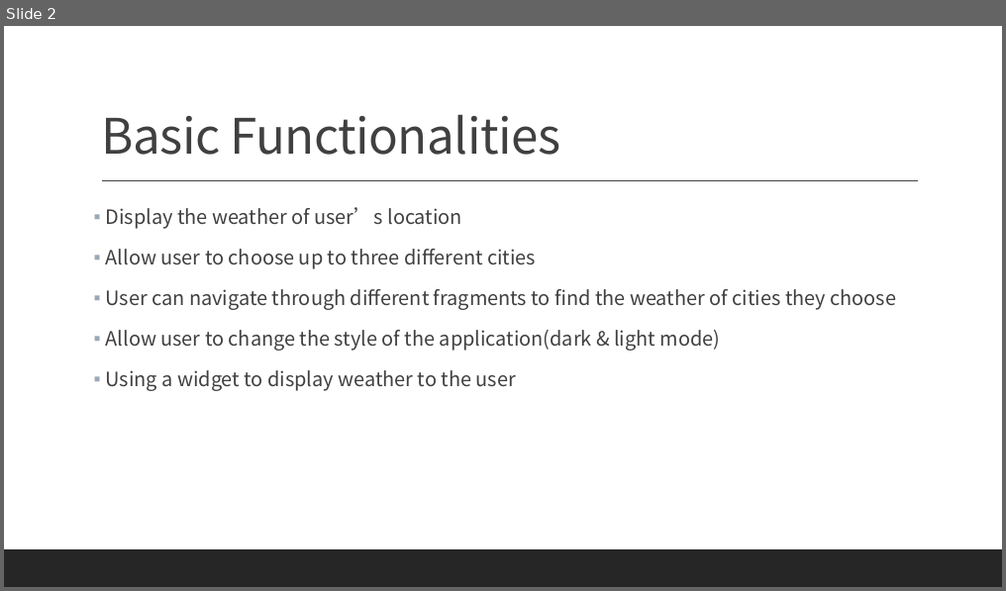
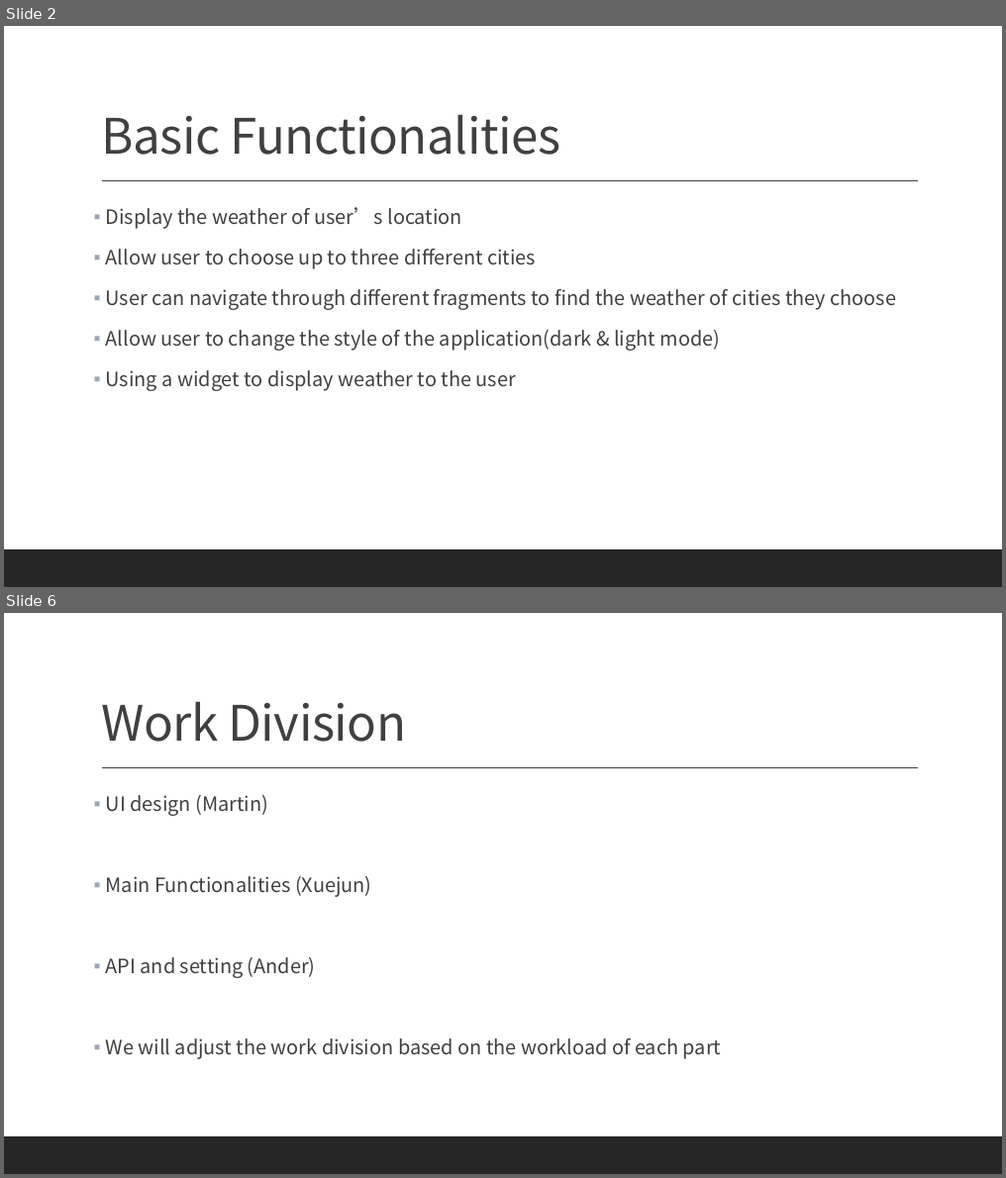
Before and after one commit to wuxuejun0280/MobileComputing-IOT, a slide deck: Weather Application.pptx. Shown one above the other, each under a label of ours: slide 2 before the commit, slides 2 and 6 after it; the slides between them are not shown. The pictures are 1006x591 and 1006x1178 pixels, drawn with LibreOffice and Linux fonts; fonts in the diff are those of the drawing. Boxes give left, top, right and bottom in pixels: in the first picture for what was removed or moved away, otherwise in the second. Text is boxed around its words. In the diff, an @@ line names an element or a change of style, - is before the commit and + after.

```diff
--- a/Weather Application.pptx
+++ b/Weather Application.pptx
@@ slide 6 added at <box>4,613,1002,1174</box>, background #FFFFFF; not listed: 2 template elements that a slide beside it also shows @@
@@ title added at <box>101,701,406,742</box>, 47 pt, text #404040 @@
+Work Division
@@ text added at <box>106,795,721,1059</box>, 19 pt, text #404040 @@
+▪ UI design (Martin)
+▪ Main Functionalities (Xuejun)
+▪ API and setting (Ander)
+▪ We will adjust the work division based on the workload of each part
```
Also in this commit, not shown: 2 slides changed, 1 other slide added.
